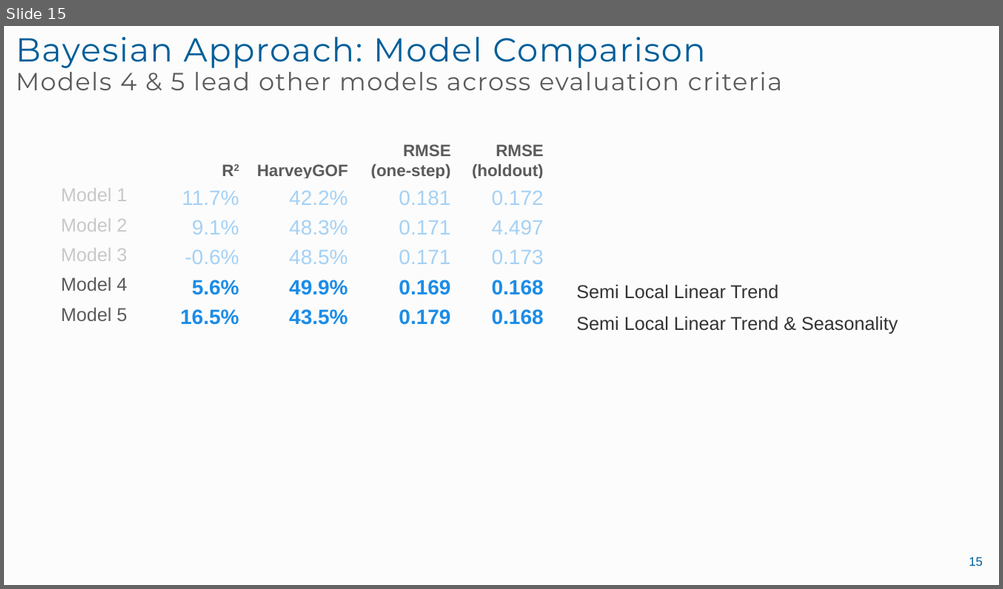
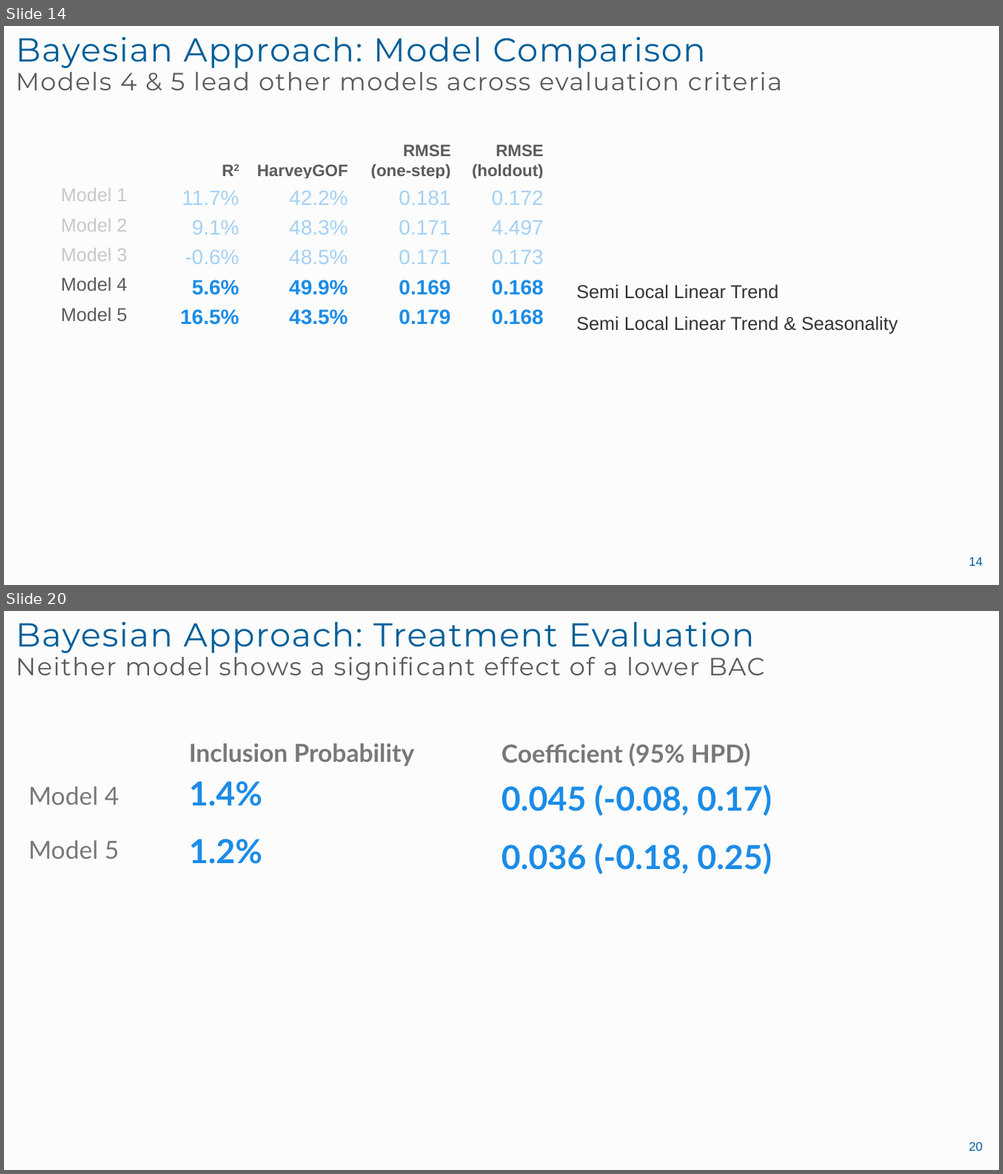
Before and after one commit to landonme/Lowering-BAC-Bayesian-vs.-Frequentist, a slide deck: final presentation.pptx. Shown one above the other, each under a label of ours: slide 15 before the commit, slides 14 and 20 after it; the slides between them are not shown. The pictures are 1003x589 and 1003x1174 pixels, drawn with LibreOffice and Linux fonts; fonts in the diff are those of the drawing. Boxes give left, top, right and bottom in pixels: in the first picture for what was removed or moved away, otherwise in the second. Text is boxed around its words. In the diff, an @@ line names an element or a change of style, - is before the commit and + after.

```diff
--- a/final presentation.pptx
+++ b/final presentation.pptx
@@ slide 20 added at bbox=[4, 611, 999, 1170], background #FCFCFC @@
@@ title added at bbox=[16, 621, 765, 681], 24 pt, text #5B5B5B @@
+Bayesian Approach: Treatment Evaluation
+Neither model shows a significant effect of a lower BAC
@@ text added at bbox=[189, 743, 415, 766], 24 pt, text #787878, bold @@
+Inclusion Probability
@@ text added at bbox=[501, 743, 751, 766], 24 pt, text #787878, bold @@
+Coefficient (95% HPD)
@@ text added at bbox=[28, 786, 119, 805], 24 pt, text #787878 @@
+Model 4
@@ text added at bbox=[189, 781, 262, 806], 32 pt, text #1B8CE7, bold @@
+1.4%
@@ text added at bbox=[501, 785, 771, 816], 32 pt, text #1B8CE7, bold @@
+0.045 (-0.08, 0.17)
@@ text added at bbox=[28, 840, 119, 859], 24 pt, text #787878 @@
+Model 5
@@ text added at bbox=[189, 839, 262, 864], 32 pt, text #1B8CE7, bold @@
+1.2%
@@ text added at bbox=[501, 843, 771, 874], 32 pt, text #1B8CE7, bold @@
+0.036 (-0.18, 0.25)
@@ page number added at bbox=[968, 1142, 982, 1151], 12 pt, text #005E99 @@
+20
@@ what was slide 15 is now slide 14 @@
@@ page number at bbox=[968, 557, 982, 566]: text changed @@
-15
+14
```
Also in this commit, not shown: 5 slides changed, 4 other slides added, 1 slide removed, 1 other file.
